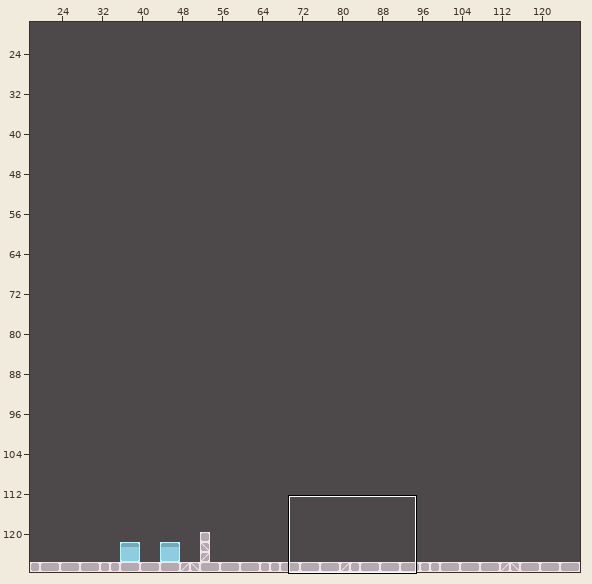
Two versions of a level (Tiled map, scratch/map.tmx). The first picture is a wide view before the edit; the outline marks the close-up.
Close-up. First the earlier version:
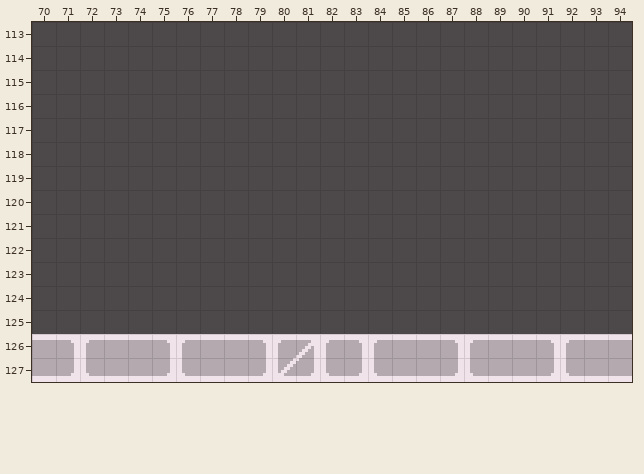
Cells are 8x8 px. Shown: x 70..94, y 113..127. The commit also changed other parts of the map, which this record leaves out.
New version:
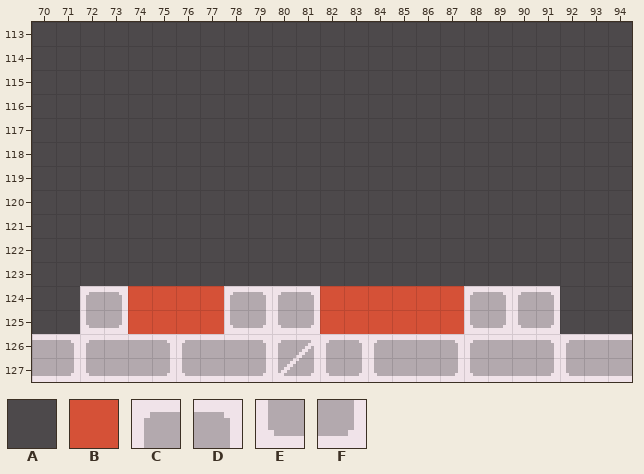
Key: from "tiles": A 0, B 128, C 192, D 195, E 208, F 211.
_ is an empty cell.
What changed:
Layer "layer":
Tile A gives way to tile B in rows 124 to 125 at x 74 to 77 and 82 to 87.
Tile A gives way to tile C in row 124 at x 72, 78, 80, 88 and 90.
Tile A gives way to tile D in row 124 at x 73, 79, 81, 89 and 91.
Tile A gives way to tile E in row 125 at x 72, 78, 80, 88 and 90.
Tile A gives way to tile F in row 125 at x 73, 79, 81, 89 and 91.
